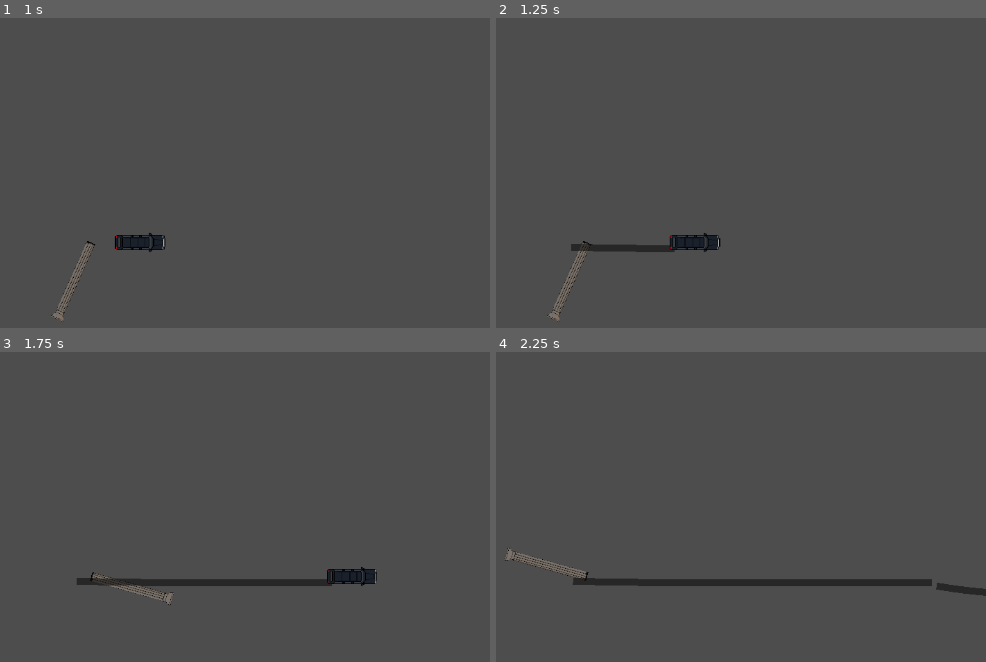
Above: before the commit, frames 1-4 (two rows, left to right).
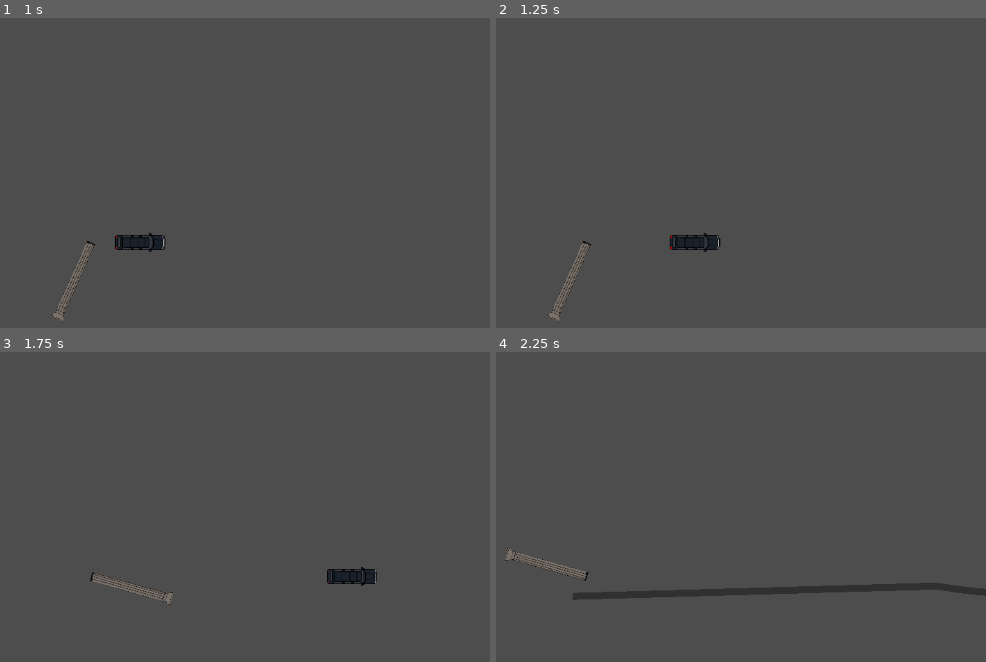
Above: after the commit, the same moments.

Repository: Vinnnnnnnie/LD58-trash-man
Game: Godot game, scene res://Worlds/VinnieTestWorld.tscn
Two runs of this game, one before a commit and one after it. Both use one fixed random seed, a clock stepped at 60 frames per second and the inputs below. This scene is started directly instead of the project's main scene.
Inputs (mouse positions are in pixels of both pictures, inside the frame that each line leads up to):
- Up to frame 1 (1 s): tap Enter at 0.5 s; move the mouse to (outside the picture) at 0.52 s; hold W (forward) from 0.53 s (still down)
- Up to frame 2 (1.25 s): keep holding W (forward)
- Up to frame 3 (1.75 s): keep holding W (forward); move the mouse to (328, 643) at 1.27 s
- Up to frame 4 (2.25 s): move the mouse to (outside the picture) at 2.02 s; release W (forward) at 2.03 s; hold A (turn_left) from 2.03 s (still down)

Frame 1 is identical in both runs. In frame 2, 0.4% of the frame differs, in the area x 15-37%, y 72-76%; in frame 3, 1.1%; in frame 4, 2.9%, in the area x 15-90%, y 72-80%.

Commit message:
removed drift when not turning

Diff:
--- a/Actors/GarbageTruck.tscn
+++ b/Actors/GarbageTruck.tscn
@@ -89,7 +89,8 @@
 
 	if velocity.length() > slip_speed:
 		traction = traction_fast
-		emit_signal('drift')
+		if turn != 0:
+			emit_signal('drift')
 	else:
 		emit_signal('not_drift')
 
@@ -137,8 +138,6 @@
 		while get_point_count() > trailLength:
 			remove_point(0)
 
-
-
 func on_car_stop_drift():
 	var skidNode = duplicate()
 
@@ -174,15 +173,15 @@
 polygon = PackedVector2Array(53.5, -231.5, -54.5, -231.5, -54.5, -228.5, -56, -223.5, -93.3, -223.5, -96.5, -220.3, -96 …(727 unchanged characters)…
 
 [node name="SkidRight" type="Line2D" parent="." node_paths=PackedStringArray("target")]
-points = PackedVector2Array(-28, 7)
-default_color = Color(0.043137256, 0.043137256, 0.043137256, 0.57254905)
+points = PackedVector2Array(-27, 0)
+default_color = Color(0.043137256, 0.043137256, 0.043137256, 0.4392157)
 script = SubResource("GDScript_h4y3w")
 target = NodePath("../RearRightWheel")
 wheel = "Right"
 
 [node name="SkidLeft" type="Line2D" parent="." node_paths=PackedStringArray("target")]
 points = PackedVector2Array(-29, -7)
-default_color = Color(0.04303915, 0.043039158, 0.04303913, 0.57254905)
+default_color = Color(0.043137256, 0.043137256, 0.043137256, 0.4392157)
 script = SubResource("GDScript_h4y3w")
 target = NodePath("../RearLeftWheel")
 
